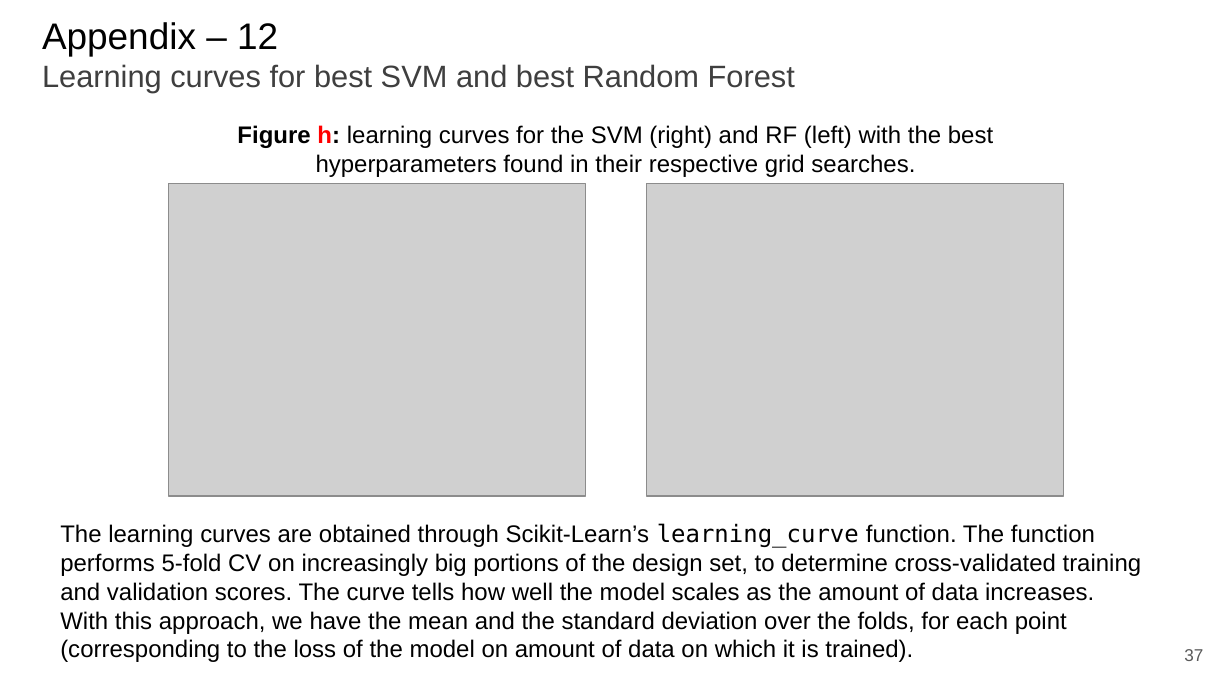
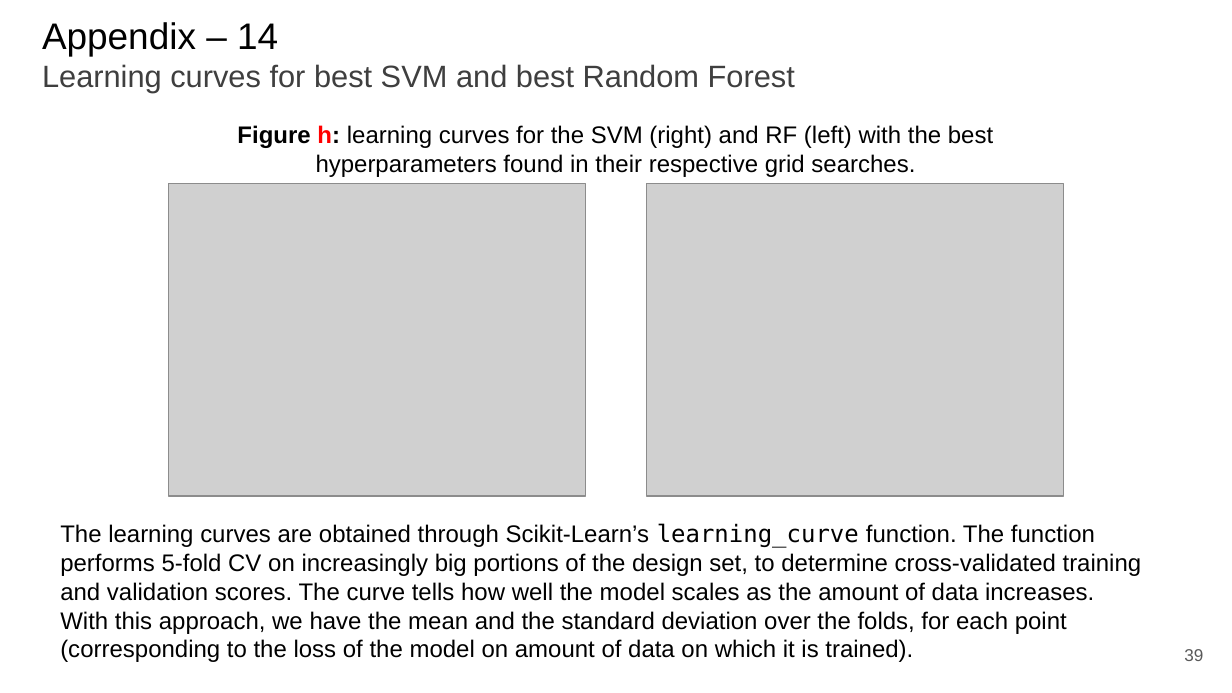
Before and after one commit to paolo-junior-mollica/machine-learning-project, a slide deck: slide 39 of relazione/ML-2023-PRJ-Slides-Demo.pptx (slide 37 before the commit). Drawn at 1232x693 pixels with LibreOffice and Linux fonts; fonts in the diff are those of the drawing; grey boxes stand for pictures. Boxes give left, top, right and bottom in pixels: in the first picture for what was removed or moved away, otherwise in the second. Text is boxed around its words. In the diff, an @@ line names an element or a change of style, - is before the commit and + after.

```diff
--- a/relazione/ML-2023-PRJ-Slides-Demo.pptx
+++ b/relazione/ML-2023-PRJ-Slides-Demo.pptx
@@ title at (x1=42, y1=22, x2=795, y2=93): text changed @@
-Appendix – 12
-Learning curves for best SVM and best Random Forest
+Appendix – 14
+Learning curves for best SVM and best Random Forest
@@ page number at (x1=1184, y1=649, x2=1203, y2=661): text changed @@
-37
+39
```
Also in this commit, not shown: 3 other slides changed, 2 slides added.
